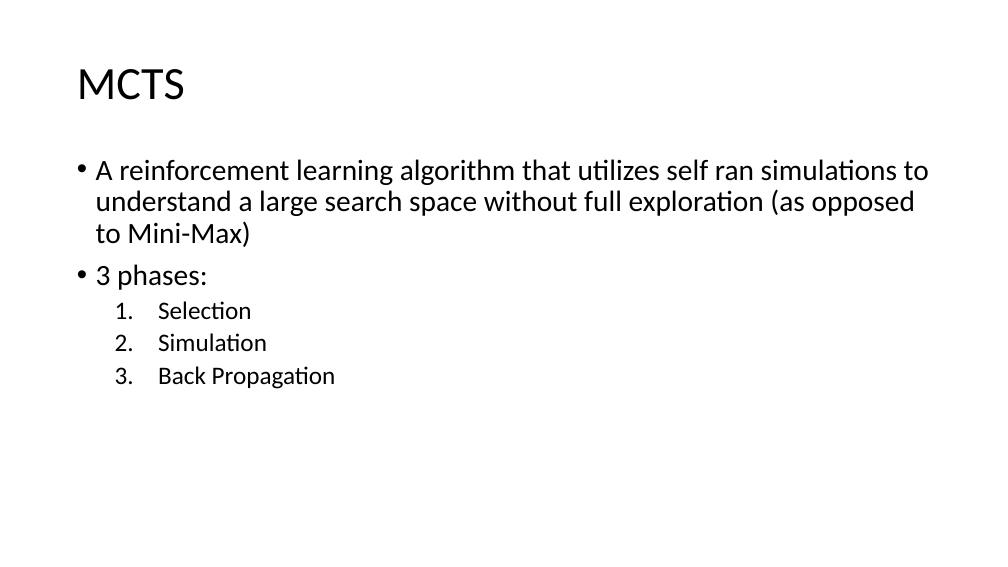
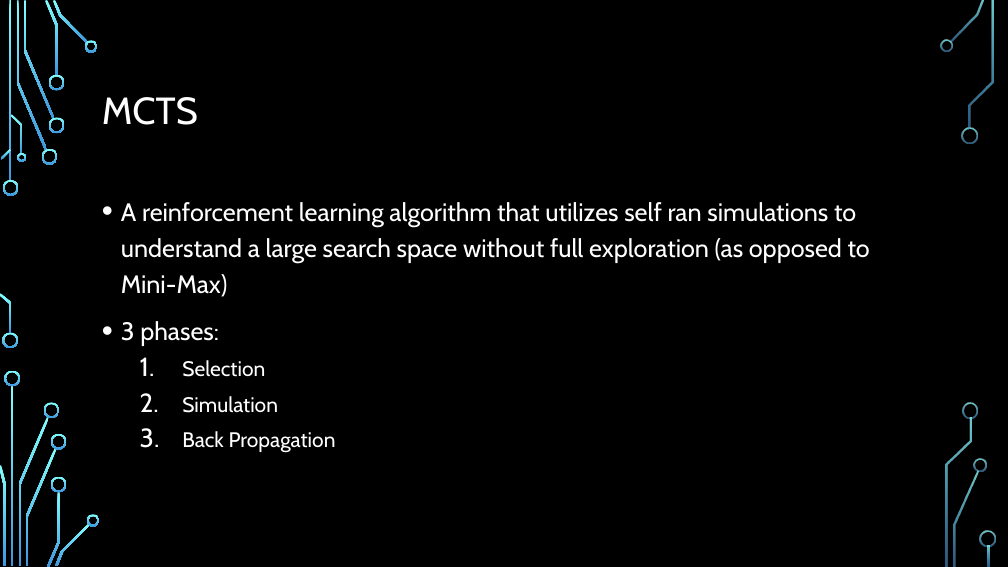
Before and after one commit to Ha5hBr0wn/CS4701, a slide deck: slide 3 of FinalPresentation.pptx. Drawn at 1008x567 pixels with LibreOffice and Linux fonts; fonts in the diff are those of the drawing; background and template pictures are left out. Boxes give left, top, right and bottom in pixels: in the first picture for what was removed or moved away, otherwise in the second. Text is boxed around its words. In the diff, an @@ line names an element or a change of style, - is before the commit and + after.

```diff
--- a/FinalPresentation.pptx
+++ b/FinalPresentation.pptx
@@ background #FFFFFF to picture (left out) @@
@@ title "MCTS": place and size @@
-title "MCTS" at <box>77,69,185,100</box>
+title "MCTS" at <box>102,97,198,125</box>
@@ title "MCTS" at <box>102,97,198,125</box>: size 44 to 36 pt, font Calibri to Cabin, text colour #000000 to #FFFFFF @@
@@ text "A reinforcement learning algorithm that ...": place and size @@
-text "A reinforcement learning algorithm that ..." at <box>96,159,929,389</box>
+text "A reinforcement learning algorithm that ..." at <box>121,202,870,453</box>
@@ text "A reinforcement learning algorithm that ..." at <box>121,202,870,453</box>: size 28 to 24 pt in "A reinforcement learning algorithm that utilizes self ...", "3 phases:"; font Calibri to Cabin, text colour #000000 to #FFFFFF; size 24 to 20 pt in "Selection", "Simulation", "Back Propagation"; line spacing 0.9 to 1.2 @@
@@ group added at <box>0,0,996,567</box>: 33 freeform shapes, 3 rectangles @@
```
Also in this commit, not shown: 18 other slides changed.
